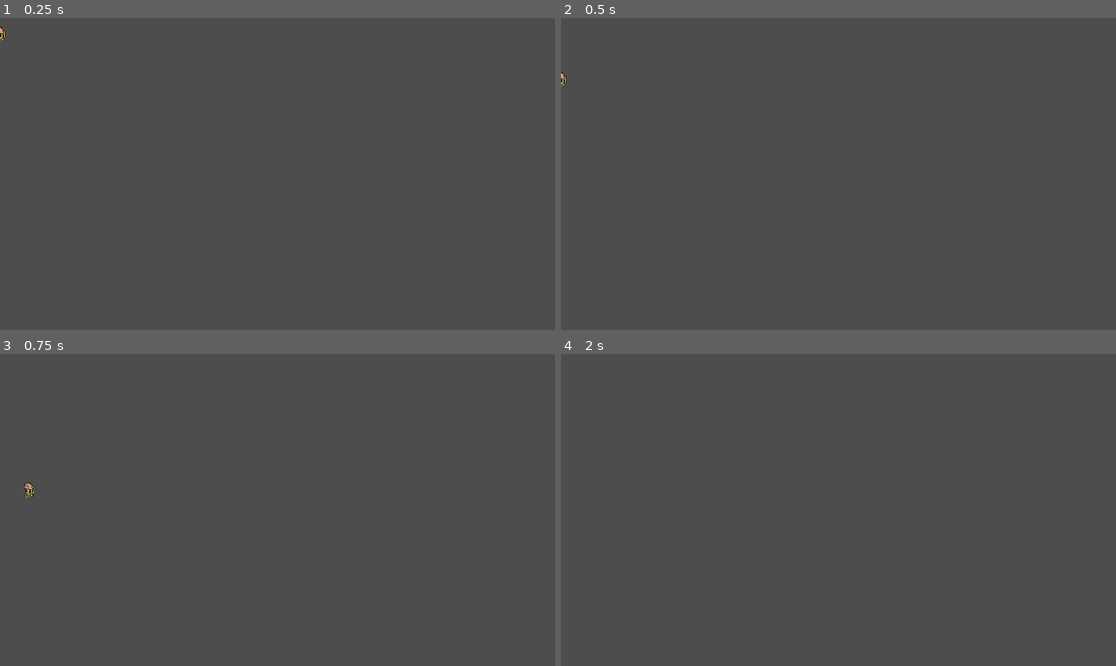
Above: before the commit, frames 1-4 (two rows, left to right).
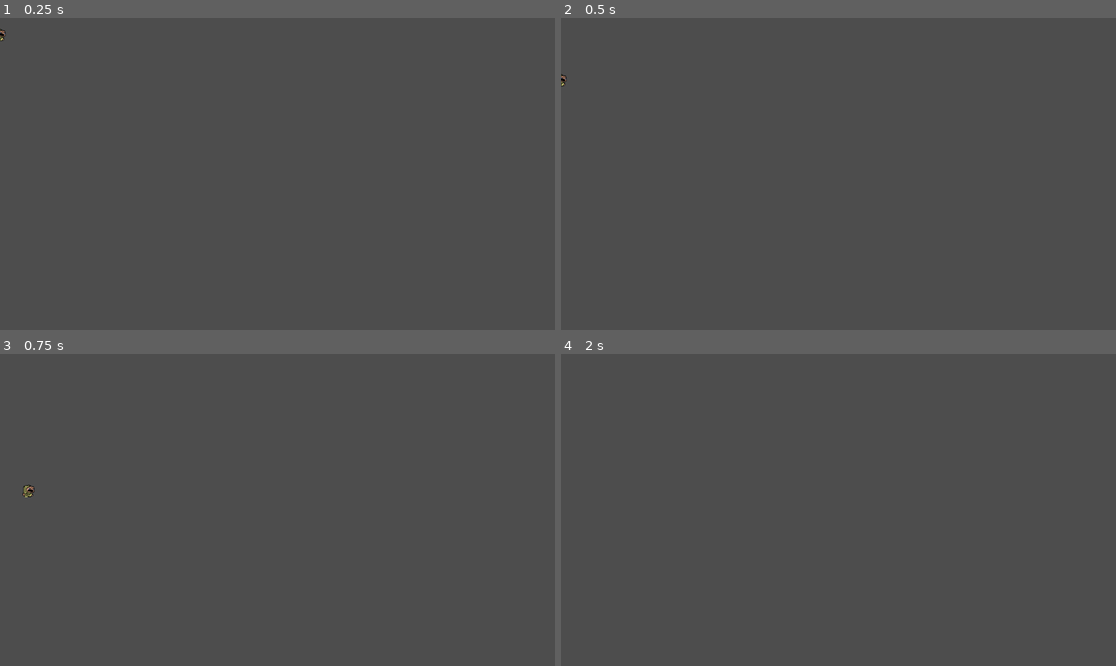
Above: after the commit, the same moments.

Repository: OneSirJar/Godotplatformer
Game: Godot game, scene res://World/philip.tscn
The game is run twice, just before and just after one commit, with the same random seed, the same clock (stepped at 60 frames per second) and the same inputs. This scene is started directly instead of the project's main scene.
Inputs:
- Up to frame 1 (0.25 s): no input
- Up to frame 2 (0.5 s): no input
- Up to frame 3 (0.75 s): tap Enter (ui_accept) at 0.5 s; hold Right (ui_right) from 0.53 s (still down)
- Up to frame 4 (2 s): keep holding Right (ui_right); tap Enter (ui_accept) at 0.77, 1.25, 1.52 s

The runs differ from the first frame. In frame 1, less than 0.1% of the frame differs, in the area x 0-2%, y 2-8%; in frame 2, less than 0.1%; in frame 3, less than 0.1%, in the area x 4-7%, y 41-46%; in frame 4, nothing differs.

Commit message:
I forgor

Diff:
--- a/Blood/World/philip.tscn
+++ b/Blood/World/philip.tscn
@@ -74,7 +74,9 @@
 
 [node name="He walkin\'" type="AnimatedSprite2D" parent="."]
 sprite_frames = SubResource("SpriteFrames_uri8g")
-animation = &"Left"
+animation = &"Right"
+frame = 2
+frame_progress = 0.0741805
 
 [node name="Fat boy" type="CollisionShape2D" parent="."]
 shape = SubResource("CapsuleShape2D_5tkpt")
